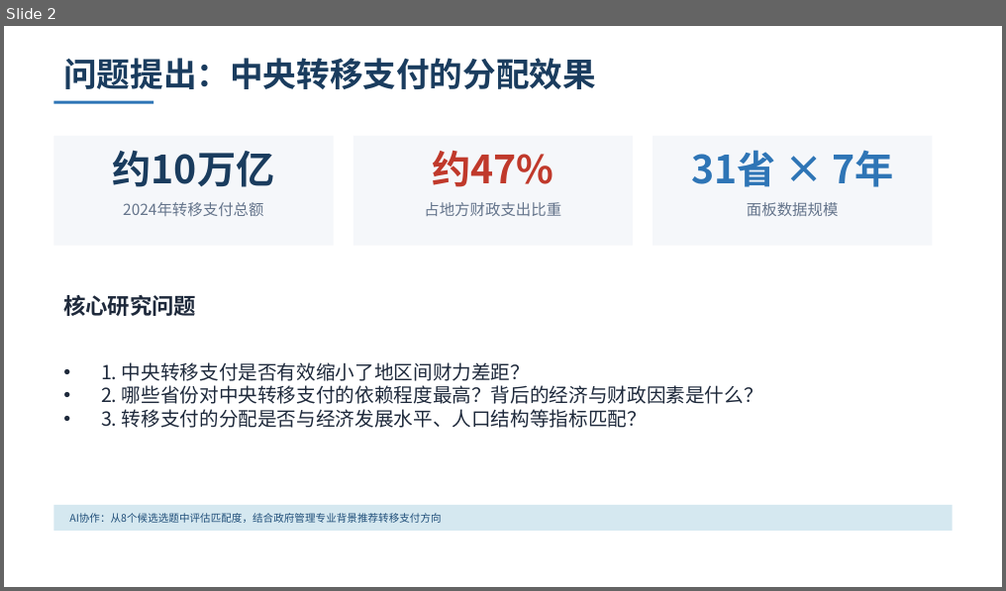
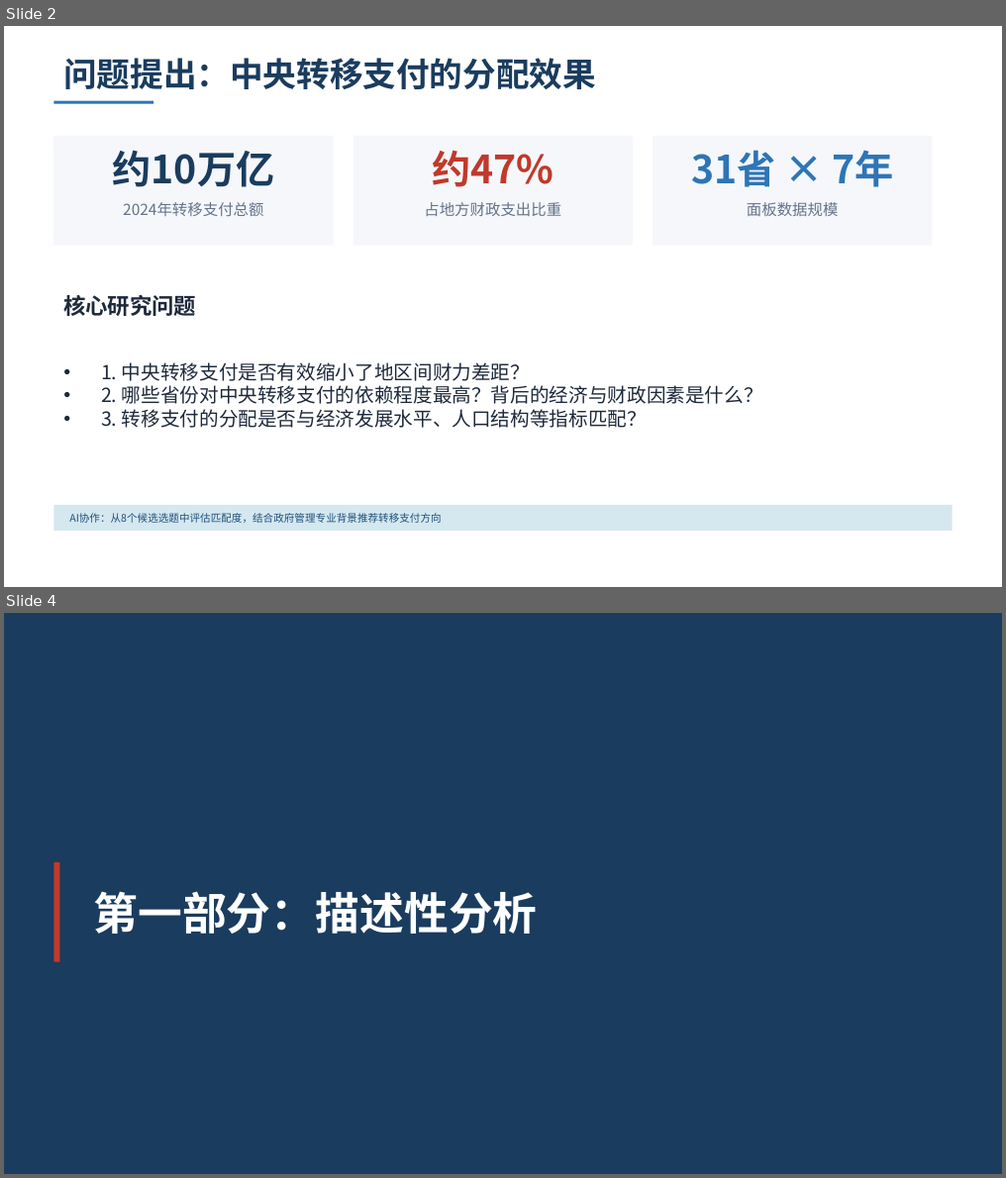
Before and after one commit to xonhaorun-afk/fiscal-transfer-analysis, a slide deck: output/课堂演示.pptx. Shown one above the other, each under a label of ours: slide 2 before the commit, slides 2 and 4 after it; the slides between them are not shown. The pictures are 1006x591 and 1006x1178 pixels, drawn with LibreOffice and Linux fonts; fonts in the diff are those of the drawing. Boxes give left, top, right and bottom in pixels: in the first picture for what was removed or moved away, otherwise in the second. Text is boxed around its words. In the diff, an @@ line names an element or a change of style, - is before the commit and + after.

```diff
--- a/output/课堂演示.pptx
+++ b/output/课堂演示.pptx
@@ slide 4 added at bbox=[4, 613, 1002, 1174], background #1A3C5E @@
@@ rectangle added at bbox=[54, 862, 59, 962], fill #C0392B @@
@@ text added at bbox=[94, 891, 538, 934], 32 pt, text #FFFFFF, bold @@
+第一部分：描述性分析
```
Also in this commit, not shown: 9 slides changed, 6 other slides added, 2 slides removed, 1 other file.
